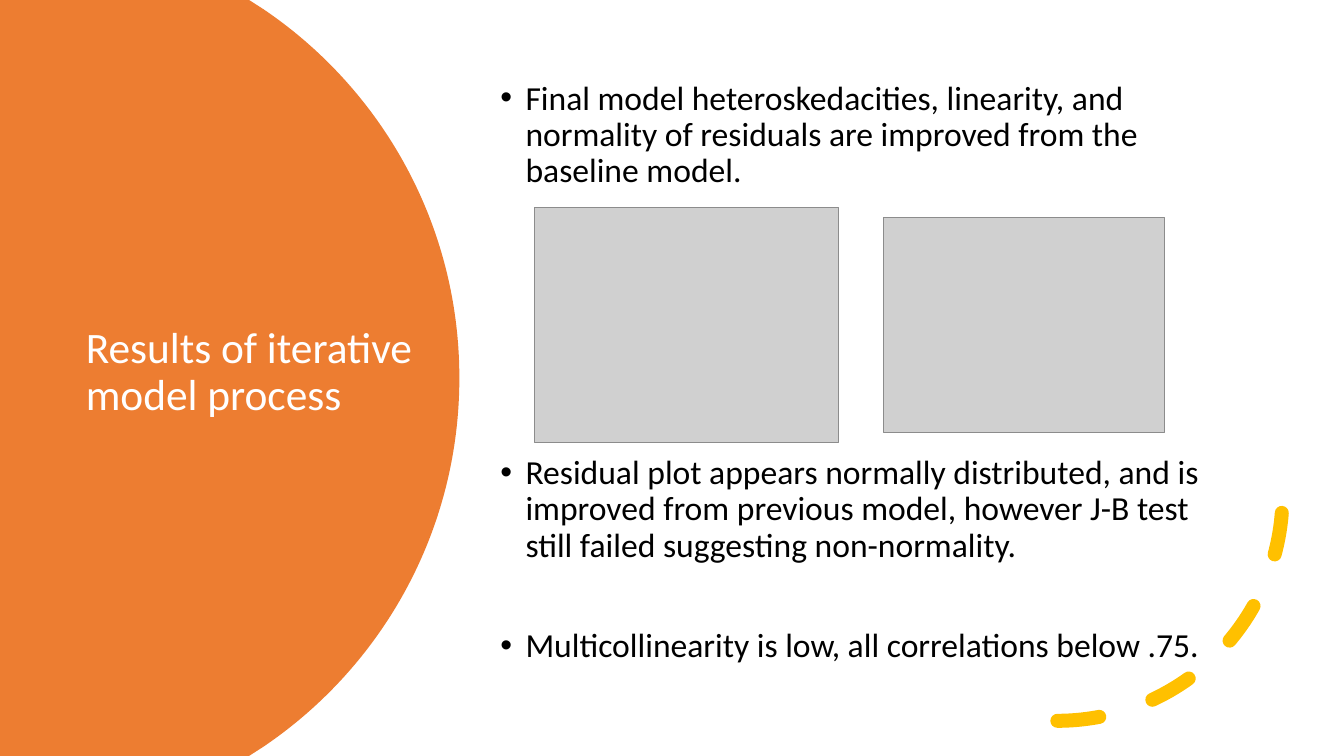
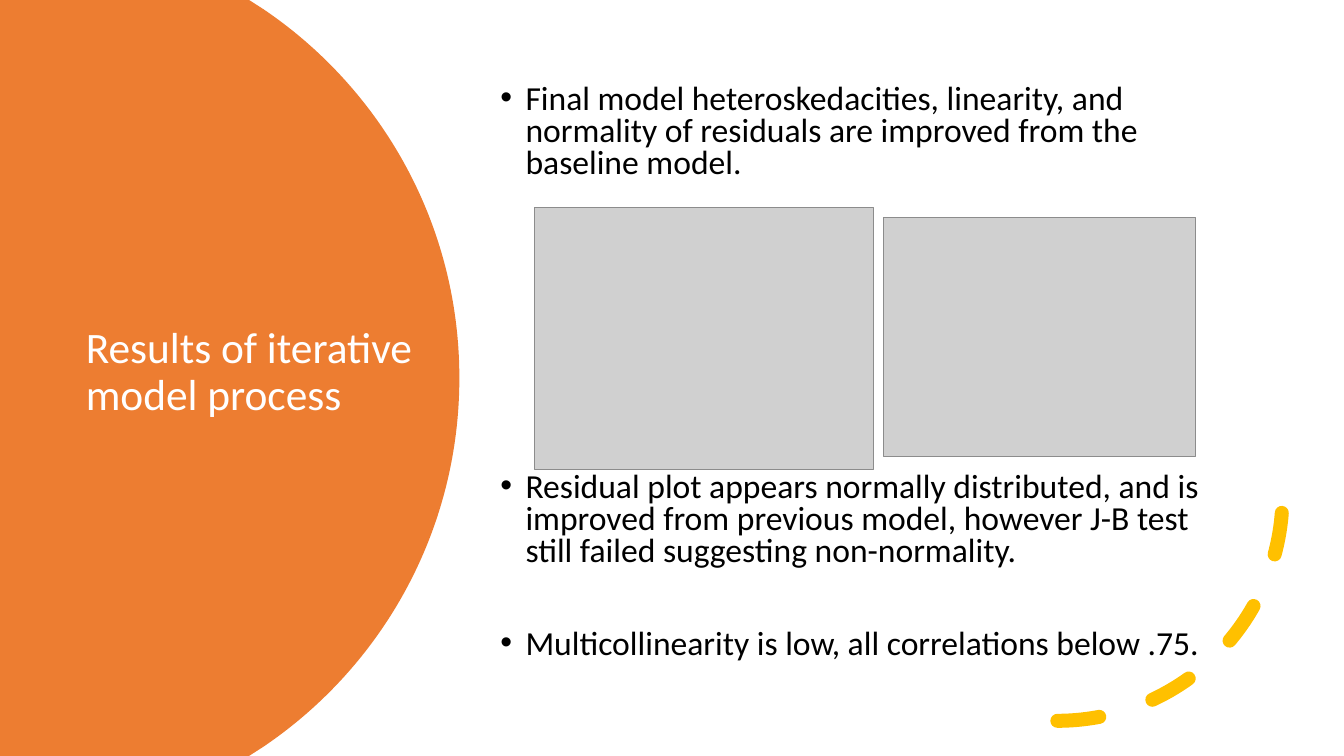
Before and after one commit to jmarksk/RealEstateProject2, a slide deck: slide 5 of Presentation_RealEstate.pptx. Drawn at 1344x756 pixels with LibreOffice and Linux fonts; fonts in the diff are those of the drawing; grey boxes stand for pictures. Boxes give left, top, right and bottom in pixels: in the first picture for what was removed or moved away, otherwise in the second. Text is boxed around its words. In the diff, an @@ line names an element or a change of style, - is before the commit and + after.

```diff
--- a/Presentation_RealEstate.pptx
+++ b/Presentation_RealEstate.pptx
@@ text "Final model heteroskedacities, linearity, and ..." at box(526, 86, 1199, 661): line spacing 0.9 to 0.8 @@
@@ picture: place and size @@
-picture at box(535, 208, 840, 443)
+picture at box(535, 208, 874, 470)
@@ picture: place and size @@
-picture at box(883, 218, 1165, 433)
+picture at box(883, 218, 1196, 457)
```
Also in this commit, not shown: 3 other slides changed, 4 other files.
